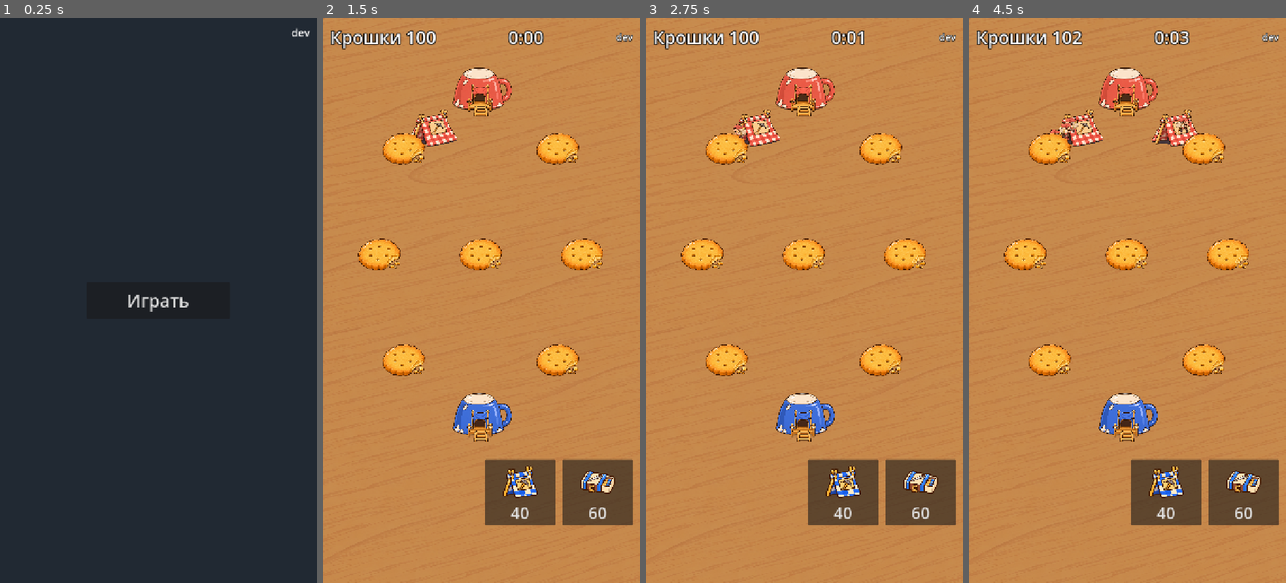
Above: before the commit, frames 1-4 (left to right).
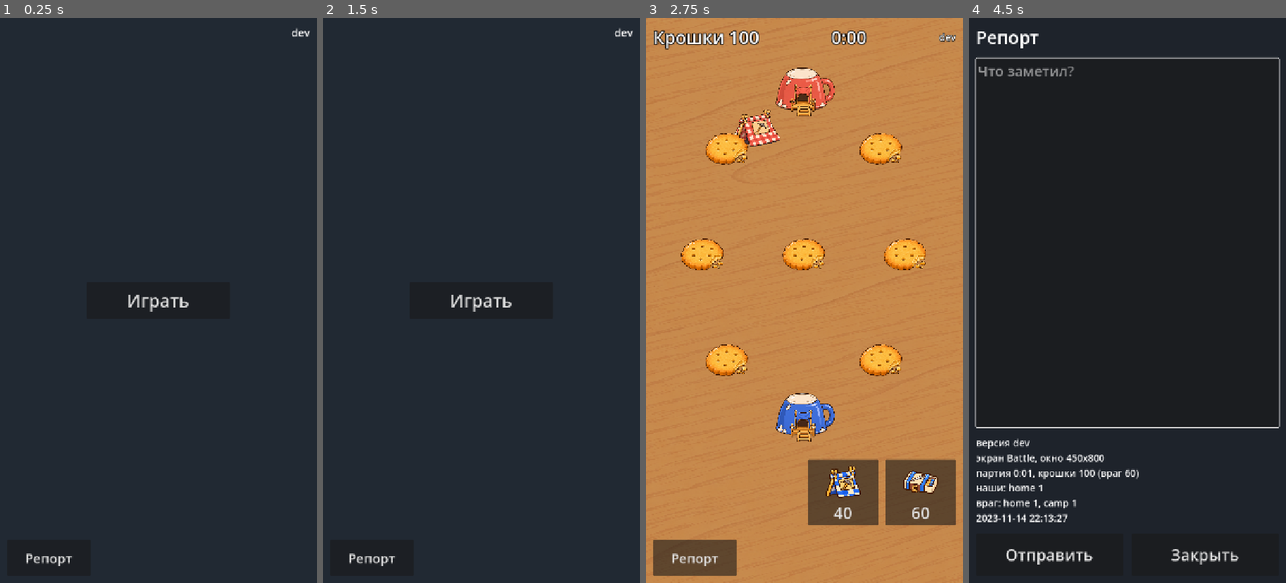
Above: after the commit, the same moments.

Repository: fishert2812/strategy-2d
Game: Godot game, scene res://scenes/main.tscn
Same seed, same stepped clock (60 frames per second), same inputs: the game is played once before the commit and once after it.
Inputs (mouse positions are in pixels of both pictures, inside the frame that each line leads up to):
- Up to frame 1 (0.25 s): no input
- Up to frame 2 (1.5 s): click (370, 560) at 0.5 s, where only the run after the commit has a clickable "Репорт"; click "Играть" (after the commit: "Отправить") at 1.25 s
- Up to frame 3 (2.75 s): click (804, 300) at 2 s, where only the run after the commit has a clickable "Играть"
- Up to frame 4 (4.5 s): click (1016, 560) at 2.75 s, where only the run after the commit has a clickable "Репорт"; click (1048, 554) at 3.5 s, where only the run after the commit has a clickable "Отправить"; click (1016, 560) at 4.25 s, where only the run after the commit has a clickable "Репорт"

The runs differ from the first frame. In frame 1, 0.1% of the frame differs, in the area x 8-23%, y 94-97%; in frame 2, 100%, in the area x 0-100%, y 0-100%; in frame 3, 1.8%; in frame 4, 100%.

Commit message:
Репорт из игры: кнопка в меню и в партии, окно на паузе, страница новой issue (#34)
Co-Authored-By: Claude Opus 5.5 <noreply@anthropic.com>
Claude-Session: https://claude.ai/code/session_019VbyzEsMe95FEU27GGRQUT

Diff:
--- /dev/null
+++ b/data/report.json
@@ -0,0 +1,7 @@
+{
+  "_": "Репорт Романа из игры. «Отправить» копирует текст и открывает страницу новой issue с меткой label. Адрес длиннее max_url GitHub не примет: тогда в issue идёт только приписка, а текст Роман вставляет из буфера.",
+  "issue_url": "https://github.com/fishert2812/strategy-2d/issues/new",
+  "label": "feedback",
+  "max_url": 7500,
+  "title_chars": 60
+}
--- a/scenes/battle.tscn
+++ b/scenes/battle.tscn
@@ -1,7 +1,9 @@
-[gd_scene load_steps=3 format=3]
+[gd_scene load_steps=4 format=3]
 
 [ext_resource type="Script" path="res://scripts/battle.gd" id="1"]
 [ext_resource type="Script" path="res://scripts/feedback.gd" id="5"]
+
+[ext_resource type="PackedScene" path="res://scenes/report.tscn" id="9"]
 
 [node name="Battle" type="Control"]
 layout_mode = 3
@@ -167,3 +169,6 @@
 
 [node name="Feedback" type="Node" parent="."]
 script = ExtResource("5")
+
+[node name="Report" parent="." instance=ExtResource("9")]
+layout_mode = 1
--- a/scenes/main.tscn
+++ b/scenes/main.tscn
@@ -1,6 +1,8 @@
-[gd_scene load_steps=2 format=3]
+[gd_scene load_steps=3 format=3]
 
 [ext_resource type="Script" path="res://scripts/main.gd" id="1"]
+
+[ext_resource type="PackedScene" path="res://scenes/report.tscn" id="2"]
 
 [node name="Main" type="Control"]
 layout_mode = 3
@@ -42,3 +44,6 @@
 size_flags_vertical = 0
 theme_override_font_sizes/font_size = 24
 text = "dev"
+
+[node name="Report" parent="." instance=ExtResource("2")]
+layout_mode = 1
--- /dev/null
+++ b/scenes/report.tscn
@@ -0,0 +1,88 @@
+[gd_scene load_steps=2 format=3]
+
+[ext_resource type="Script" path="res://scripts/report.gd" id="1"]
+
+[node name="Report" type="Control"]
+process_mode = 3
+layout_mode = 3
+anchors_preset = 15
+anchor_right = 1.0
+anchor_bottom = 1.0
+grow_horizontal = 2
+grow_vertical = 2
+mouse_filter = 2
+script = ExtResource("1")
+
+[node name="Safe" type="MarginContainer" parent="."]
+layout_mode = 1
+anchors_preset = 15
+anchor_right = 1.0
+anchor_bottom = 1.0
+grow_horizontal = 2
+grow_vertical = 2
+mouse_filter = 2
+
+[node name="Open" type="Button" parent="Safe"]
+custom_minimum_size = Vector2(190, 82)
+layout_mode = 2
+size_flags_horizontal = 0
+size_flags_vertical = 8
+theme_override_font_sizes/font_size = 30
+text = "Репорт"
+
+[node name="Panel" type="ColorRect" parent="."]
+visible = false
+layout_mode = 1
+anchors_preset = 15
+anchor_right = 1.0
+anchor_bottom = 1.0
+grow_horizontal = 2
+grow_vertical = 2
+color = Color(0.118, 0.137, 0.169, 1)
+
+[node name="Margin" type="MarginContainer" parent="Panel"]
+layout_mode = 1
+anchors_preset = 15
+anchor_right = 1.0
+anchor_bottom = 1.0
+grow_horizontal = 2
+grow_vertical = 2
+
+[node name="Box" type="VBoxContainer" parent="Panel/Margin"]
+layout_mode = 2
+theme_override_constants/separation = 20
+
+[node name="Title" type="Label" parent="Panel/Margin/Box"]
+layout_mode = 2
+theme_override_font_sizes/font_size = 40
+text = "Репорт"
+
+[node name="Text" type="TextEdit" parent="Panel/Margin/Box"]
+layout_mode = 2
+size_flags_vertical = 3
+theme_override_font_sizes/font_size = 32
+placeholder_text = "Что заметил?"
+wrap_mode = 1
+
+[node name="Facts" type="Label" parent="Panel/Margin/Box"]
+layout_mode = 2
+theme_override_font_sizes/font_size = 22
+autowrap_mode = 3
+
+[node name="Buttons" type="HBoxContainer" parent="Panel/Margin/Box"]
+layout_mode = 2
+theme_override_constants/separation = 20
+
+[node name="Send" type="Button" parent="Panel/Margin/Box/Buttons"]
+custom_minimum_size = Vector2(0, 96)
+layout_mode = 2
+size_flags_horizontal = 3
+theme_override_font_sizes/font_size = 36
+text = "Отправить"
+
+[node name="Close" type="Button" parent="Panel/Margin/Box/Buttons"]
+custom_minimum_size = Vector2(0, 96)
+layout_mode = 2
+size_flags_horizontal = 3
+theme_override_font_sizes/font_size = 36
+text = "Закрыть"
--- /dev/null
+++ b/scripts/report.gd
@@ -0,0 +1,149 @@
+extends Control
+## Репорт Романа из игры (просьба 24.11.2026, issue #34): кнопка в углу, окно с текстом, партия на паузе.
+## «Отправить» копирует репорт в буфер и открывает страницу новой issue с готовым текстом (без сервера и ключей).
+## В браузере окно — обычное поле страницы: так на iPhone работают клавиатура, диктовка и вставка.
+## Вне браузера (тесты, компьютер) — такое же окно средствами Godot.
+
+const DATA := "res://data/report.json"
+
+var cfg: Dictionary = JSON.parse_string(FileAccess.get_file_as_string(DATA))
+## Что ушло последним: адрес страницы issue и текст в буфере (для тестов и отладки).
+var sent := {}
+var _js_done: JavaScriptObject
+var _js_send: JavaScriptObject
+var opened := false
+var _was_paused := false
+
+@onready var open_button: Button = $Safe/Open
+@onready var panel: Control = $Panel
+@onready var text_edit: TextEdit = $Panel/Margin/Box/Text
+
+
+func _ready() -> void:
+	open_button.pressed.connect(open)
+	$Panel/Margin/Box/Buttons/Send.pressed.connect(func(): send(text_edit.text))
+	$Panel/Margin/Box/Buttons/Close.pressed.connect(close)
+	panel.hide()
+	SafeArea.apply($Safe)
+	SafeArea.apply($Panel/Margin)
+
+
+func open() -> void:
+	if opened:
+		return
+	opened = true
+	_was_paused = get_tree().paused
+	get_tree().paused = true
+	$Panel/Margin/Box/Facts.text = facts()
+	if OS.has_feature("web"):
+		_open_web()
+	else:
+		panel.show()
+		text_edit.grab_focus()
+
+
+func close() -> void:
+	panel.hide()
+	if opened:
+		get_tree().paused = _was_paused
+	opened = false
+
+
+## Приписка к репорту: версия, экран, окно, время и счёт партии, дата.
+func facts() -> String:
+	var scene := get_parent()
+	var w := DisplayServer.window_get_size()
+	var lines := ["версия %s" % Version.sha(), "экран %s, окно %dx%d" % [scene.name if scene else "?", w.x, w.y]]
+	var sim = scene.get("sim") if scene else null
+	if sim is Sim:
+		lines.append("партия %d:%02d, крошки %d (враг %d)%s" % [int(sim.time) / 60, int(sim.time) % 60,
+			sim.gold[Sim.PLAYER], sim.gold[Sim.ENEMY], "" if sim.winner == -1 else ", конец"])
+		for side in [Sim.PLAYER, Sim.ENEMY]:
+			var count := {}
+			for b in sim.buildings:
+				if b.side == side:
+					count[b.kind] = count.get(b.kind, 0) + 1
+			lines.append(("наши: " if side == Sim.PLAYER else "враг: ") + ", ".join(count.keys().map(func(k): return "%s %d" % [k, count[k]])))
+	lines.append(Time.get_datetime_string_from_system(false, true))
+	return "\n".join(lines)
+
+
+## Текст репорта и адрес страницы новой issue. Длинный текст в адрес не влезает — тогда он только в буфере.
+func compose(text: String, about: String) -> Dictionary:
+	var words := text.strip_edges().replace("\n", " ")
+	var title := "Репорт: " + (words.left(cfg.title_chars) + ("…" if words.length() > cfg.title_chars else "") if words != "" else "без текста")
+	var body := text.strip_edges() + "\n\n---\n" + about
+	var url := _url(title, body)
+	if url.length() > cfg.max_url:
+		url = _url(title, "(Текст длинный: он уже скопирован, вставь его сюда.)\n\n---\n" + about)
+	return {"title": title, "body": body, "url": url}
+
+
+func _url(title: String, body: String) -> String:
+	return "%s?labels=%s&title=%s&body=%s" % [cfg.issue_url, cfg.label.uri_encode(), title.uri_encode(), body.uri_encode()]
+
+
+func send(text: String) -> void:
+	sent = compose(text, $Panel/Margin/Box/Facts.text)
+	if not OS.has_feature("web"):
+		DisplayServer.clipboard_set(sent.body)
+		if not OS.has_feature("editor") and DisplayServer.get_name() != "headless":
+			OS.shell_open(sent.url)
+		close()
+
+
+func _open_web() -> void:
+	if _js_done == null:
+		_js_done = JavaScriptBridge.create_callback(func(_a): close())
+		_js_send = JavaScriptBridge.create_callback(_web_send)
+		JavaScriptBridge.eval(FORM_JS, true)
+	var win := JavaScriptBridge.get_interface("window")
+	win._reportOpen($Panel/Margin/Box/Facts.text, _js_send, _js_done)
+
+
+func _web_send(args: Array) -> void:
+	send(str(args[0]))
+	var win := JavaScriptBridge.get_interface("window")
+	win._reportUrl = sent.url
+	win._reportBody = sent.body
+
+
+## Окно репорта в браузере: поле страницы поверх игры. Отправить: Godot собирает адрес, страница копирует и открывает.
+const FORM_JS := """
+(function () {
+  var css = 'position:fixed;inset:0;z-index:99;display:none;flex-direction:column;gap:12px;box-sizing:border-box;'
+    + 'padding:max(16px,env(safe-area-inset-top)) max(16px,env(safe-area-inset-right)) max(16px,env(safe-area-inset-bottom)) max(16px,env(safe-area-inset-left));'
+    + 'background:#1e232b;color:#fff;font:17px -apple-system,system-ui,sans-serif;';
+  var f = document.createElement('div'); f.id = 'report'; f.style.cssText = css;
+  f.innerHTML = '<b style="font-size:22px">Репорт</b>'
+    + '<textarea id="report-text" placeholder="Что заметил? Можно надиктовать." style="flex:1;min-height:120px;font:17px -apple-system,system-ui,sans-serif;padding:10px;border-radius:10px;border:0;user-select:text;-webkit-user-select:text;touch-action:auto"></textarea>'
+    + '<div id="report-facts" style="font-size:13px;opacity:.7;white-space:pre-wrap"></div>'
+    + '<div id="report-status" style="font-size:15px;min-height:1em"></div>'
+    + '<div style="display:flex;gap:12px"><button id="report-send" style="flex:1;min-height:52px;font-size:19px;border-radius:12px;border:0;background:#3a7be0;color:#fff">Отправить</button>'
+    + '<button id="report-close" style="flex:1;min-height:52px;font-size:19px;border-radius:12px;border:0;background:#4a505a;color:#fff">Закрыть</button></div>';
+  document.body.appendChild(f);
+  var t = f.querySelector('#report-text'), st = f.querySelector('#report-status'), cbs = {};
+  ['keydown', 'keyup', 'keypress', 'pointerdown', 'touchstart', 'mousedown'].forEach(function (k) {
+    f.addEventListener(k, function (e) { e.stopPropagation(); });
+  });
+  function hide() { f.style.display = 'none'; t.blur(); var c = document.getElementById('canvas'); if (c) c.focus(); cbs.done(); }
+  function copy(s) {
+    if (navigator.clipboard && navigator.clipboard.writeText) return navigator.clipboard.writeText(s).catch(function () { old(s); });
+    old(s);
+  }
+  function old(s) { var a = document.createElement('textarea'); a.value = s; document.body.appendChild(a); a.select(); try { document.execCommand('copy'); } catch (e) {} a.remove(); }
+  f.querySelector('#report-close').onclick = hide;
+  f.querySelector('#report-send').onclick = function () {
+    cbs.send(t.value);
+    copy(window._reportBody);
+    var w = window.open(window._reportUrl, '_blank');
+    if (w) { t.value = ''; hide(); return; }
+    st.innerHTML = 'Текст скопирован. <a style="color:#8cf" target="_blank" href="' + window._reportUrl + '">Открыть GitHub</a> или вставь его в чат.';
+  };
+  window._reportOpen = function (facts, send, done) {
+    cbs = {send: send, done: done}; st.textContent = '';
+    f.querySelector('#report-facts').textContent = facts;
+    f.style.display = 'flex'; t.focus();
+  };
+})();
+"""
--- /dev/null
+++ b/tests/test_report.gd
@@ -0,0 +1,95 @@
+extends RefCounted
+## Репорт из игры (issue #34): кнопка под палец, окно ставит партию на паузу, текст и адрес issue.
+
+const SIZE := Vector2(720, 1280)
+
+
+func _scene(path: String) -> Control:
+	var tree := Engine.get_main_loop() as SceneTree
+	var holder := Control.new()
+	holder.size = SIZE
+	holder.mouse_filter = Control.MOUSE_FILTER_IGNORE
+	tree.root.add_child(holder)
+	var scene: Control = load(path).instantiate()
+	holder.add_child(scene)
+	await tree.process_frame
+	await tree.process_frame
+	return scene
+
+
+func _done(scene: Control) -> void:
+	var tree := Engine.get_main_loop() as SceneTree
+	tree.paused = false
+	scene.get_parent().free()
+
+
+func _tap(scene: Control, pos: Vector2) -> void:
+	for pressed in [true, false]:
+		var e := InputEventMouseButton.new()
+		e.button_index = MOUSE_BUTTON_LEFT
+		e.position = pos
+		e.pressed = pressed
+		scene.get_viewport().push_input(e, true)
+
+
+func test_button_in_menu_and_battle() -> String:
+	for path in ["res://scenes/main.tscn", "res://scenes/battle.tscn"]:
+		var scene := await _scene(path)
+		var r: Rect2 = scene.get_node("Report/Safe/Open").get_global_rect()
+		var err := ""
+		if r.size.y < 44.0 * 720.0 / 390.0 or not Rect2(Vector2.ZERO, SIZE).encloses(r):
+			err = "%s: кнопка репорта %s, меньше пальца или за краем" % [path, r]
+		if scene.get("buttons"):
+			for k in scene.buttons:
+				if scene.buttons[k].get_global_rect().intersects(r):
+					err = "кнопка репорта налезает на кнопку %s" % k
+		_done(scene)
+		if err != "":
+			return err
+	return ""
+
+
+func test_tap_pauses_battle_and_close_resumes() -> String:
+	var battle := await _scene("res://scenes/battle.tscn")
+	var report: Control = battle.get_node("Report")
+	var tree := Engine.get_main_loop() as SceneTree
+	var built: int = battle.sim.buildings.size()
+	_tap(battle, report.open_button.get_global_rect().get_center())
+	await tree.process_frame
+	var err := ""
+	if not tree.paused or not report.panel.visible:
+		err = "касание кнопки не открыло окно на паузе"
+	elif battle.sim.buildings.size() != built:
+		err = "касание кнопки репорта что-то построило"
+	else:
+		var t: float = battle.sim.time
+		await tree.process_frame
+		if battle.sim.time != t:
+			err = "время партии идёт при открытом окне"
+		report.close()
+		if tree.paused or report.panel.visible:
+			err = "«Закрыть» не сняло паузу"
+	_done(battle)
+	return err
+
+
+func test_text_and_issue_address() -> String:
+	var battle := await _scene("res://scenes/battle.tscn")
+	var report: Control = battle.get_node("Report")
+	var about: String = report.facts()
+	var short: Dictionary = report.compose("Враг тут же ставит такое же здание", about)
+	var long: Dictionary = report.compose("очень длинный надиктованный разбор ".repeat(400), about)
+	var cfg: Dictionary = report.cfg
+	_done(battle)
+	for need in [Version.sha(), "Battle", "крошки", "наши: home 1"]:
+		if not need in about:
+			return "в приписке нет «%s»: %s" % [need, about]
+	if not short.url.begins_with(cfg.issue_url + "?labels=feedback&title="):
+		return "адрес issue не тот: " + short.url.left(120)
+	if not "Враг тут же".uri_encode() in short.url or not about.uri_encode() in short.url:
+		return "в адресе нет текста или приписки"
+	if long.url.length() > cfg.max_url or not about.uri_encode() in long.url:
+		return "длинный репорт дал адрес %d знаков без приписки" % long.url.length()
+	if not long.body.begins_with("очень длинный") or long.title.length() > 70:
+		return "длинный текст потерян или заголовок длинный"
+	return ""
Not shown, added: scripts/report.gd.uid
Not shown, added: tests/test_report.gd.uid
